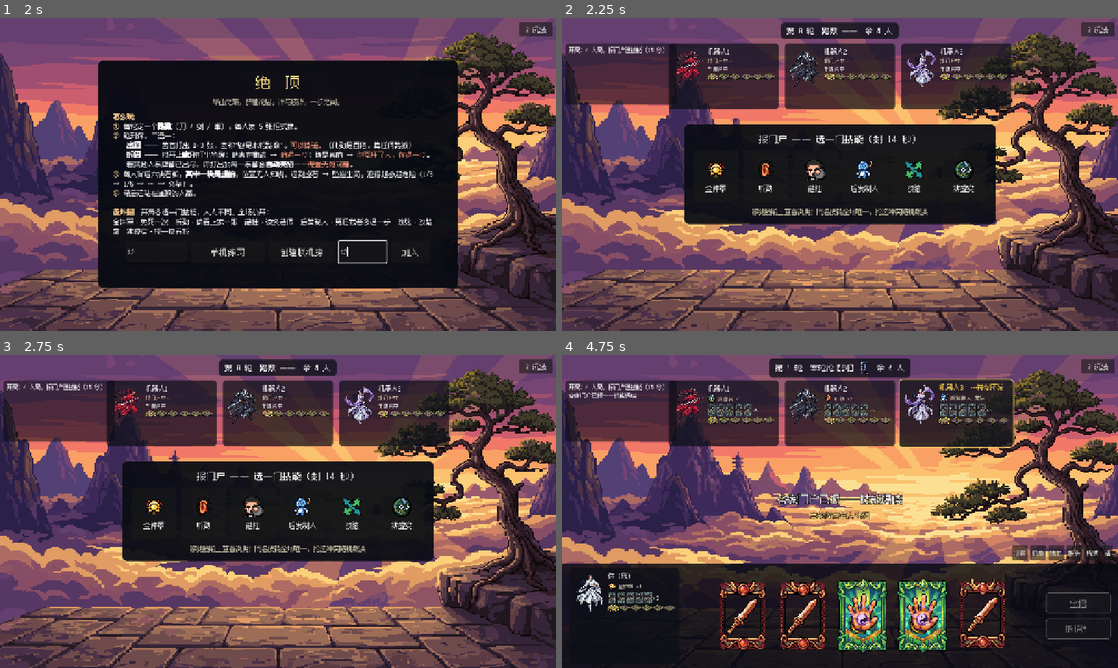
Above: before the commit, frames 1-4 (two rows, left to right).
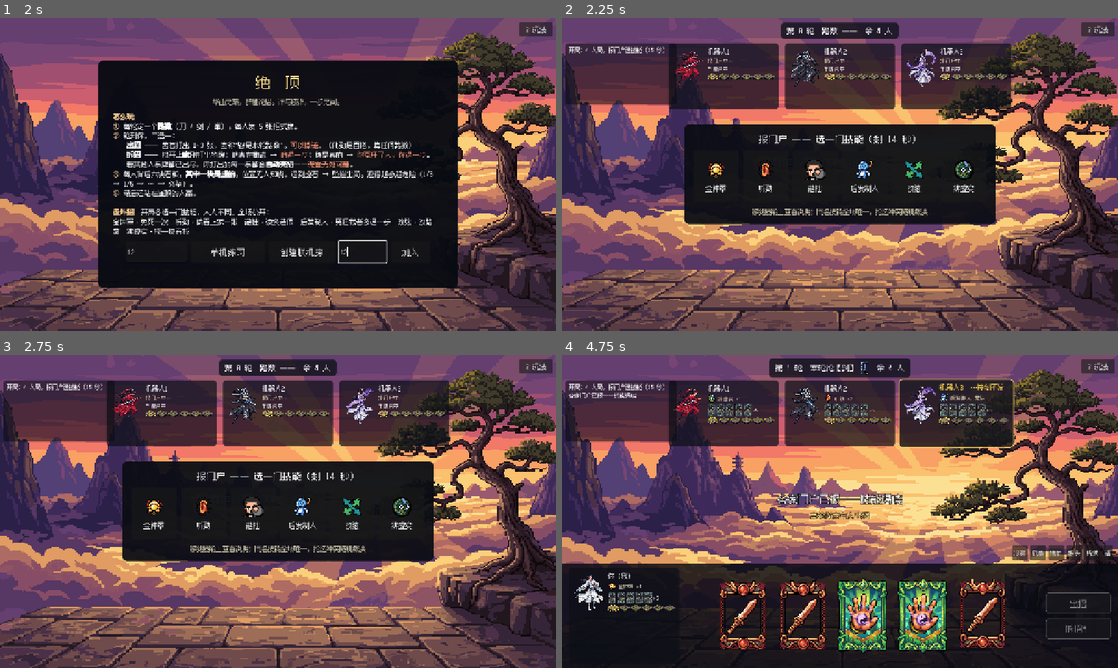
Above: after the commit, the same moments.

Repository: 99yyy/card-game
Game: Godot game, scene res://ui/table.tscn
Two runs of this game, one before a commit and one after it. Both use one fixed random seed, a clock stepped at 60 frames per second and the inputs below.
Inputs (mouse positions are in pixels of both pictures, inside the frame that each line leads up to):
- Up to frame 1 (2 s): click (155, 252) at 0.52 s; type "12" at 0.6 s; click (361, 252) at 0.75 s; type "12" at 0.83 s; click "？玩法" at 1.25 s
- Up to frame 2 (2.25 s): click "单机练习" at 2 s
- Up to frame 3 (2.75 s): no input
- Up to frame 4 (4.75 s): click (717, 514) at 2.77 s; click (767, 514) at 3.52 s; click (817, 514) at 4.27 s

Frame 1 is identical in both runs. In frame 2, 0.4% of the frame differs, in the area x 20-68%, y 10-21%; in frame 3, 0.7%; in frame 4, 0.9%, in the area x 2-68%, y 9-82%.

Commit message:
六角色 PixelLab 逐帧待机动画（8帧/人，乒乓循环）
- animate_image 以现有立绘为首帧生成，发丝/衣袂/水袖真实飘动
- Art.char_frames 帧序列加载+缓存，缺资产回退静态图
- player_panel 乒乓播放（0..8..0 无缝循环）；有帧动画时停掉位移呼吸
- 消耗 18/2000 订阅额度

Co-Authored-By: Claude Fable 5 <noreply@anthropic.com>

Diff:
--- a/ui/art.gd
+++ b/ui/art.gd
@@ -21,6 +21,25 @@
 static func char_tex(pid: int) -> Texture2D:
 	var idx: int = posmod(pid, CHAR_NAMES.size())
 	return load_tex("res://assets/chars/char_%s_%d.png" % [CHAR_NAMES[idx], CHAR_PICKS[idx]])
+
+# 座位 id → 待机动画帧序列（0=原图 + 8 帧生成）。没有动画资产时回退单帧静态图。
+static var _frame_cache := {}
+static func char_frames(pid: int) -> Array:
+	var idx: int = posmod(pid, CHAR_NAMES.size())
+	if _frame_cache.has(idx):
+		return _frame_cache[idx]
+	var frames: Array = []
+	for i in 9:
+		var t := load_tex("res://assets/chars/anim/%s_idle_%d.png" % [CHAR_NAMES[idx], i])
+		if t == null:
+			break
+		frames.append(t)
+	if frames.is_empty():
+		var st := char_tex(pid)
+		if st != null:
+			frames.append(st)
+	_frame_cache[idx] = frames
+	return frames
 
 static func card_tex(suit: int) -> Texture2D:
 	match suit:
--- a/ui/player_panel.gd
+++ b/ui/player_panel.gd
@@ -19,6 +19,13 @@
 var _was_current := false
 var _sb_normal: StyleBoxFlat
 var _sb_current: StyleBoxFlat
+var _idle_tween: Tween
+var _frames: Array = []
+var _frames_pid := -1
+var _frame_i := 0
+var _frame_dir := 1
+var _frame_t := 0.0
+const FRAME_DT := 0.13
 
 func _ready() -> void:
 	custom_minimum_size = Vector2(236, 0)
@@ -52,7 +59,8 @@
 	holder.add_child(_avatar)
 	# 待机呼吸：轻微起伏 + 极小摆动，相位随机避免全场同步机械感
 	var phase := randf() * 1.2
-	var idle := _avatar.create_tween().set_loops()
+	_idle_tween = _avatar.create_tween().set_loops()
+	var idle := _idle_tween
 	idle.tween_interval(phase)
 	idle.tween_property(_avatar, "position:y", -2.0, 0.9 + randf() * 0.4) \
 		.set_ease(Tween.EASE_IN_OUT).set_trans(Tween.TRANS_SINE)
@@ -115,6 +123,19 @@
 		_emote_left -= delta
 		if _emote_left <= 0.0:
 			_emote_label.visible = false
+	# 待机帧动画：乒乓播放（0..8..0），首尾无缝
+	if _frames.size() > 1:
+		_frame_t += delta
+		if _frame_t >= FRAME_DT:
+			_frame_t = 0.0
+			_frame_i += _frame_dir
+			if _frame_i >= _frames.size() - 1:
+				_frame_i = _frames.size() - 1
+				_frame_dir = -1
+			elif _frame_i <= 0:
+				_frame_i = 0
+				_frame_dir = 1
+			_avatar.texture = _frames[_frame_i]
 
 func flash_emote(text: String) -> void:
 	_emote_label.text = "「" + text + "」"
@@ -171,9 +192,15 @@
 	tw.tween_property(self, "rotation", 0.0, 0.10)
 
 func set_data(d: Dictionary, is_me: bool, is_current: bool) -> void:
-	var tex: Texture2D = Art.char_tex(d.id)
-	if tex != null:
-		_avatar.texture = tex
+	if _frames_pid != int(d.id):
+		_frames_pid = int(d.id)
+		_frames = Art.char_frames(_frames_pid)
+		_frame_i = 0
+		_frame_dir = 1
+		if not _frames.is_empty():
+			_avatar.texture = _frames[0]
+		if _frames.size() > 1 and _idle_tween != null:
+			_idle_tween.kill()          # 有真帧动画就停掉位移呼吸，避免双重晃动
 
 	var thinking: bool = d.get("thinking", false)
 	var nm: String = d.name
Binary file added: assets/chars/anim/jianke_idle_0.png
Not shown, added: assets/chars/anim/jianke_idle_0.png.import
Binary file added: assets/chars/anim/jianke_idle_1.png
Not shown, added: assets/chars/anim/jianke_idle_1.png.import
Binary file added: assets/chars/anim/jianke_idle_2.png
Not shown, added: assets/chars/anim/jianke_idle_2.png.import
Binary file added: assets/chars/anim/jianke_idle_3.png
Not shown, added: assets/chars/anim/jianke_idle_3.png.import
Binary file added: assets/chars/anim/jianke_idle_4.png
Not shown, added: assets/chars/anim/jianke_idle_4.png.import
Binary file added: assets/chars/anim/jianke_idle_5.png
Not shown, added: assets/chars/anim/jianke_idle_5.png.import
(and 96 more such lines)
